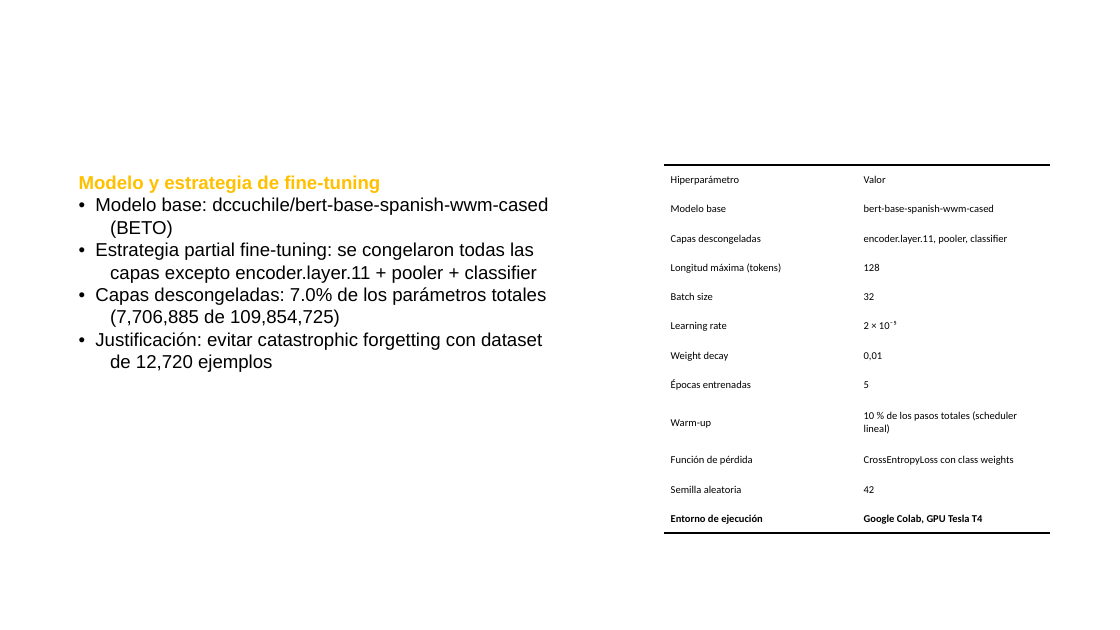
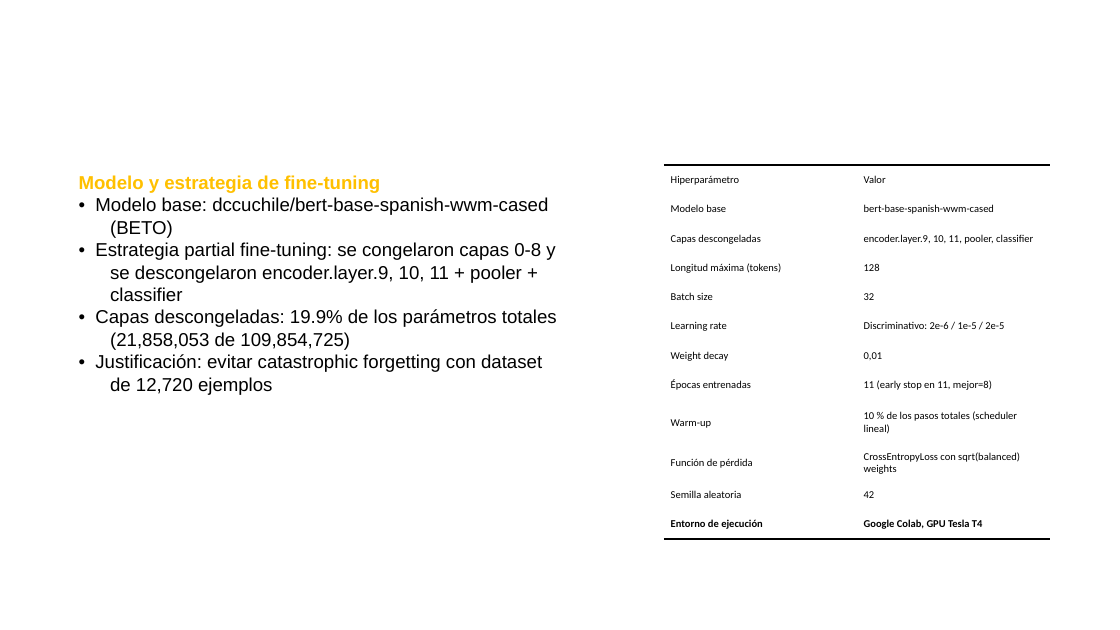
Before and after one commit to JuanSe1796/Proyecto_Deep_Learning_Final, a slide deck: slide 17 of docs/PROYECTO DEEP LEARNING.pptx (slide 15 before the commit). Drawn at 1120x630 pixels with LibreOffice and Linux fonts; fonts in the diff are those of the drawing; background and template pictures are left out. Boxes give left, top, right and bottom in pixels: in the first picture for what was removed or moved away, otherwise in the second. Text is boxed around its words. In the diff, an @@ line names an element or a change of style, - is before the commit and + after.

```diff
--- a/docs/PROYECTO DEEP LEARNING.pptx
+++ b/docs/PROYECTO DEEP LEARNING.pptx
@@ table at <box>664,166,1050,539</box> @@
-row 3, column 2: encoder.layer.11, pooler, classifier
+row 3, column 2: encoder.layer.9, 10, 11, pooler, classifier
-row 6, column 2: 2 × 10⁻⁵
+row 6, column 2: Discriminativo: 2e-6 / 1e-5 / 2e-5
-row 8, column 2: 5
+row 8, column 2: 11 (early stop en 11, mejor=8)
-row 10, column 2: CrossEntropyLoss con class weights
+row 10, column 2: CrossEntropyLoss con sqrt(balanced) weights
@@ text at <box>95,242,557,350</box>: text changed @@
-• Estrategia partial fine-tuning: se congelaron todas las capas excepto encoder.layer.11 + pooler + classifier
-• Capas descongeladas: 7.0% de los parámetros totales (7,706,885 de 109,854,725)
+• Estrategia partial fine-tuning: se congelaron capas 0-8 y se descongelaron encoder.layer.9, 10, 11 + pooler + classifier
+• Capas descongeladas: 19.9% de los parámetros totales (21,858,053 de 109,854,725)
```
Also in this commit, not shown: 8 other slides changed, 5 slides added.
